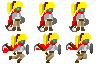
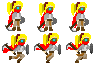
Layered file, before and after one edit (96x64). Changes by layer:
painted on "burn" over [14, 4, 89, 46]
